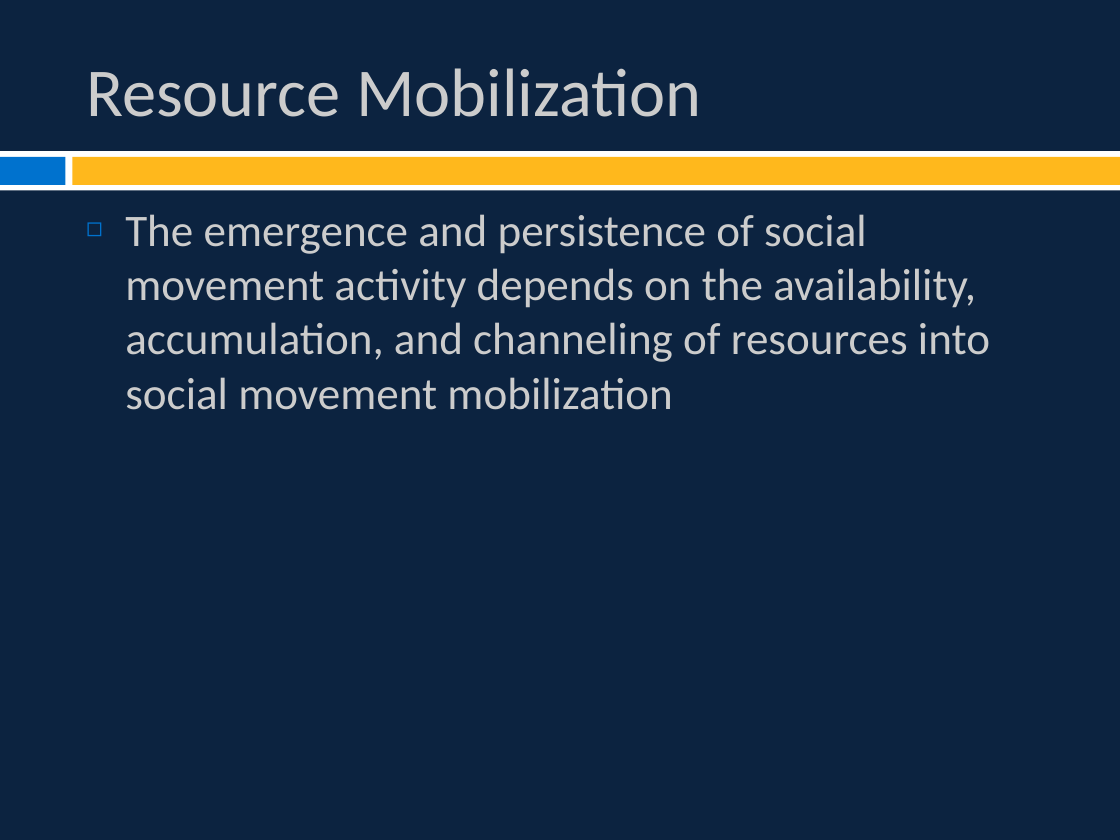
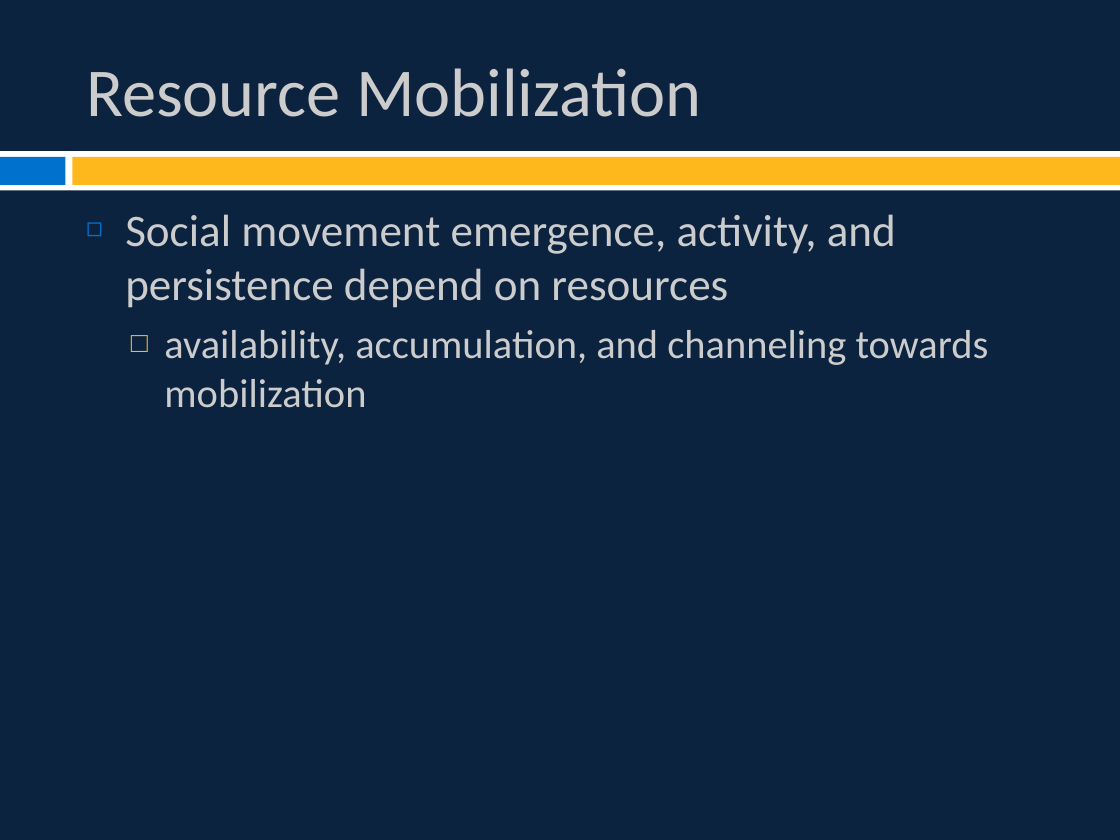
Before and after one commit to burrelvannjr/movements_csuf, a slide deck: slide 2 of ppts/Chapter 3b Slides.pptx. Drawn at 1120x840 pixels with LibreOffice and Linux fonts; fonts in the diff are those of the drawing. Boxes give left, top, right and bottom in pixels: in the first picture for what was removed or moved away, otherwise in the second. Text is boxed around its words. In the diff, an @@ line names an element or a change of style, - is before the commit and + after.

```diff
--- a/ppts/Chapter 3b Slides.pptx
+++ b/ppts/Chapter 3b Slides.pptx
@@ text at <box>125,214,989,408</box>: text changed @@
-◻ The emergence and persistence of social movement activity depends on the availability, accumulation, and channeling of resources into social movement mobilization
+◻ Social movement emergence, activity, and persistence depend on resources
+  □ availability, accumulation, and channeling towards mobilization
```
Also in this commit, not shown: 5 other slides changed, 4 other files.
